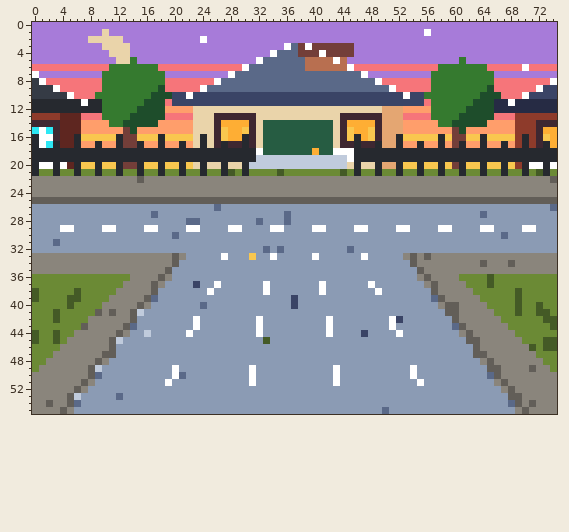
A pixel-art file gets an edit: art/cards/card-zone-cabbagetown.aseprite. That is the earlier state.
75x56 pixels, 1 frame.
Now the later version:
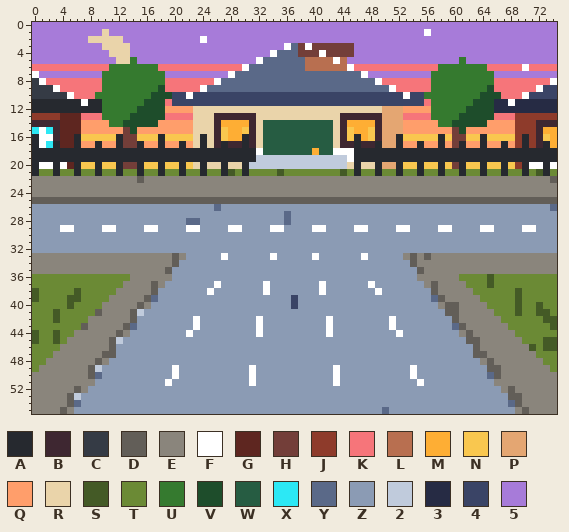
Palette (. is transparent): A #26292f  B #3e2731  C #353b45  D #625e58  E #8a857c  F #ffffff  G #5e2620  H #733e39  J #8e3b2b  K #f6757a  L #b86f50  M #feae34  N #f9c74f  P #e4a672  Q #ff9e6b  R #ead4aa  S #445a26  T #6b8a35  U #357a2f  V #1e4d2b  W #265c42  X #2ce8f5  Y #5a6988  Z #8b9bb4  2 #c0cbdc  3 #262b44  4 #3a4466  5 #a77bd9
What changed:
{"y":27,"x":17,"old":"Y","new":"Z"}
{"y":27,"x":64,"old":"Y","new":"Z"}
{"y":28,"x":32,"old":"Y","new":"Z"}
{"y":30,"x":20,"old":"Y","new":"Z"}
{"y":30,"x":67,"old":"Y","new":"Z"}
{"y":31,"x":3,"old":"Y","new":"Z"}
{"y":32,"x":33,"old":"Y","new":"Z"}
{"y":32,"x":35,"old":"Y","new":"Z"}
{"y":32,"x":45,"old":"Y","new":"Z"}
{"y":33,"x":31,"old":"N","new":"Z"}
{"y":34,"x":64,"old":"D","new":"E"}
{"y":34,"x":68,"old":"D","new":"E"}
{"y":36,"x":18,"old":"D","new":"E"}
{"y":36,"x":56,"old":"D","new":"E"}
{"y":37,"x":23,"old":"4","new":"Z"}
{"y":40,"x":24,"old":"Y","new":"Z"}
{"y":41,"x":11,"old":"D","new":"E"}
{"y":42,"x":52,"old":"4","new":"Z"}
{"y":44,"x":16,"old":"2","new":"Z"}
{"y":44,"x":47,"old":"4","new":"Z"}
{"y":45,"x":33,"old":"S","new":"Z"}
{"y":49,"x":71,"old":"D","new":"E"}
{"y":50,"x":21,"old":"Y","new":"Z"}
{"y":51,"x":7,"old":"D","new":"E"}
{"y":51,"x":67,"old":"D","new":"E"}
{"y":53,"x":12,"old":"Y","new":"Z"}
{"y":54,"x":2,"old":"D","new":"E"}
{"y":54,"x":71,"old":"D","new":"E"}
